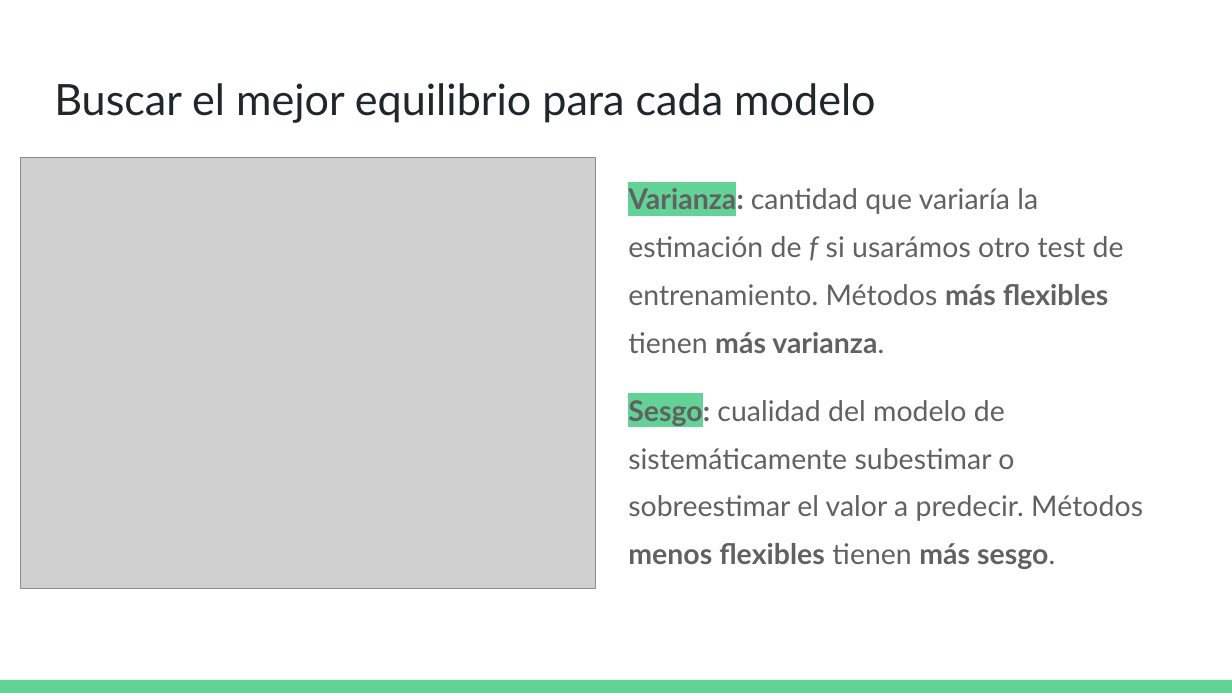
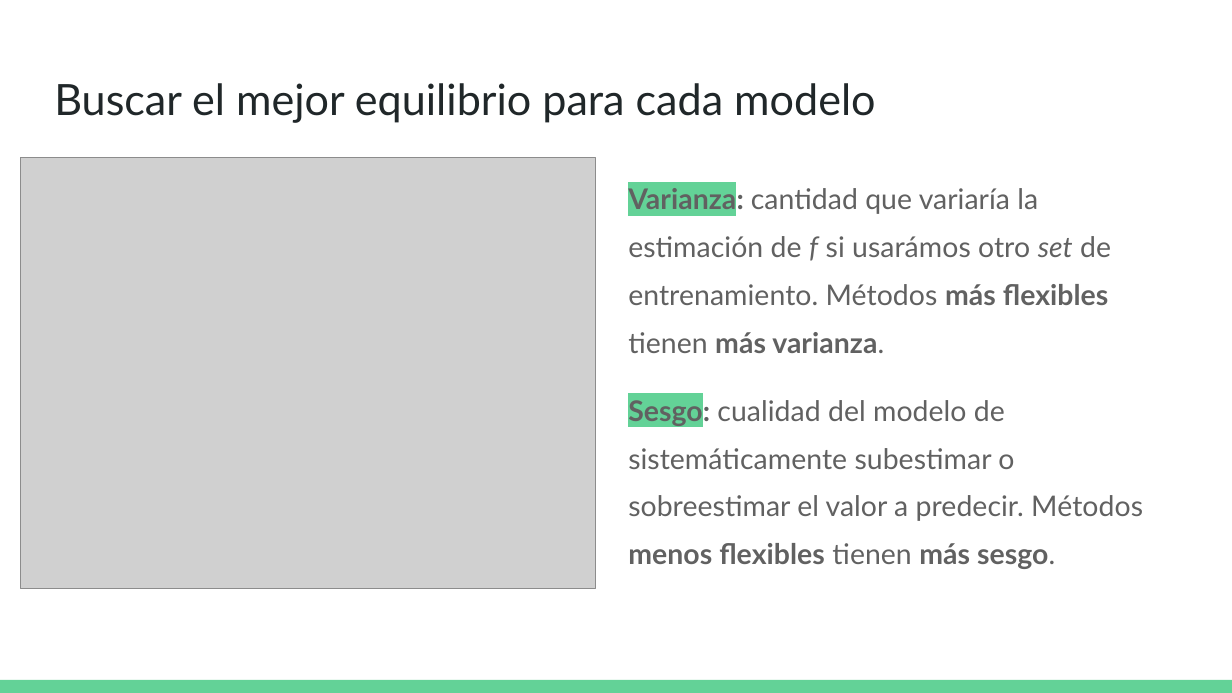
Before and after one commit to DCSCyHD/2023_modulo_3, a slide deck: slide 32 of clase1/teorica_1.pptx. Drawn at 1232x693 pixels with LibreOffice and Linux fonts; fonts in the diff are those of the drawing; grey boxes stand for pictures. Boxes give left, top, right and bottom in pixels: in the first picture for what was removed or moved away, otherwise in the second. Text is boxed around its words. In the diff, an @@ line names an element or a change of style, - is before the commit and + after.

```diff
--- a/clase1/teorica_1.pptx
+++ b/clase1/teorica_1.pptx
@@ text at [628, 185, 1111, 353]: text changed @@
-Varianza: cantidad que variaría la estimación de f si usarámos otro test de entrenamiento. Métodos más flexibles tienen más varianza.
+Varianza: cantidad que variaría la estimación de f si usarámos otro set de entrenamiento. Métodos más flexibles tienen más varianza.
```
Also in this commit, not shown: 2 other slides changed, 3 slides added, 5 other files.
